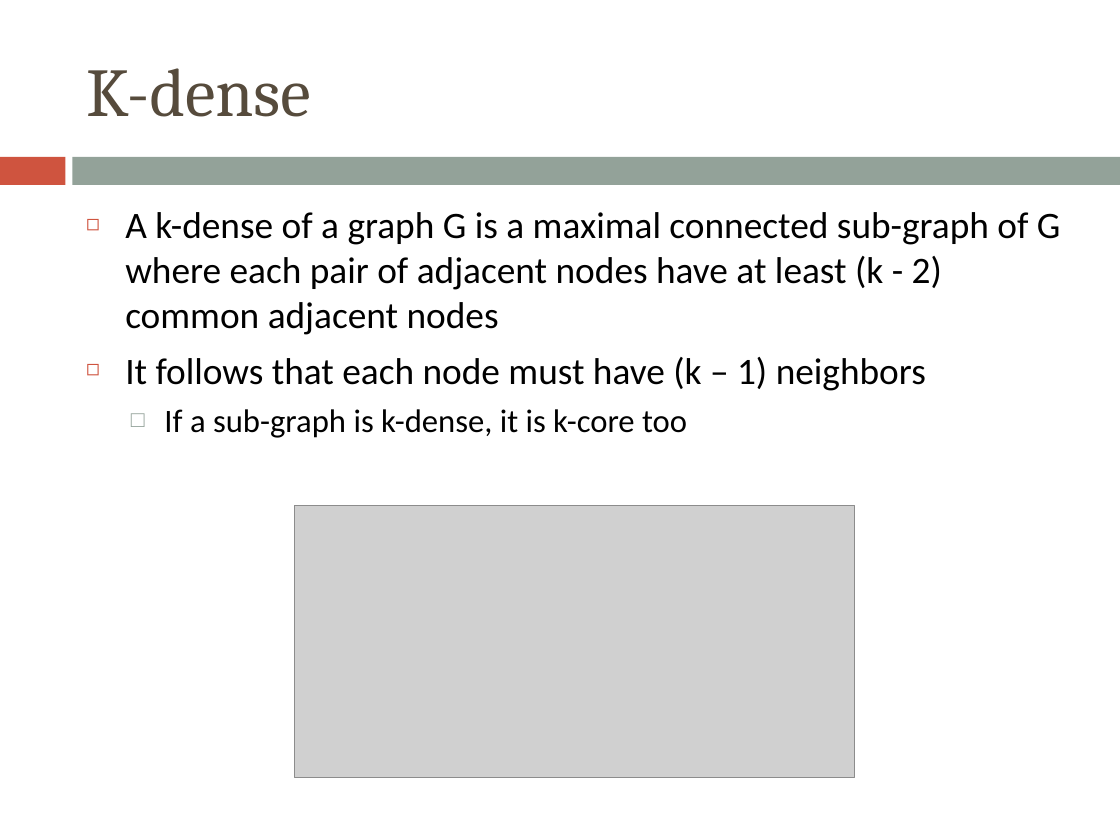
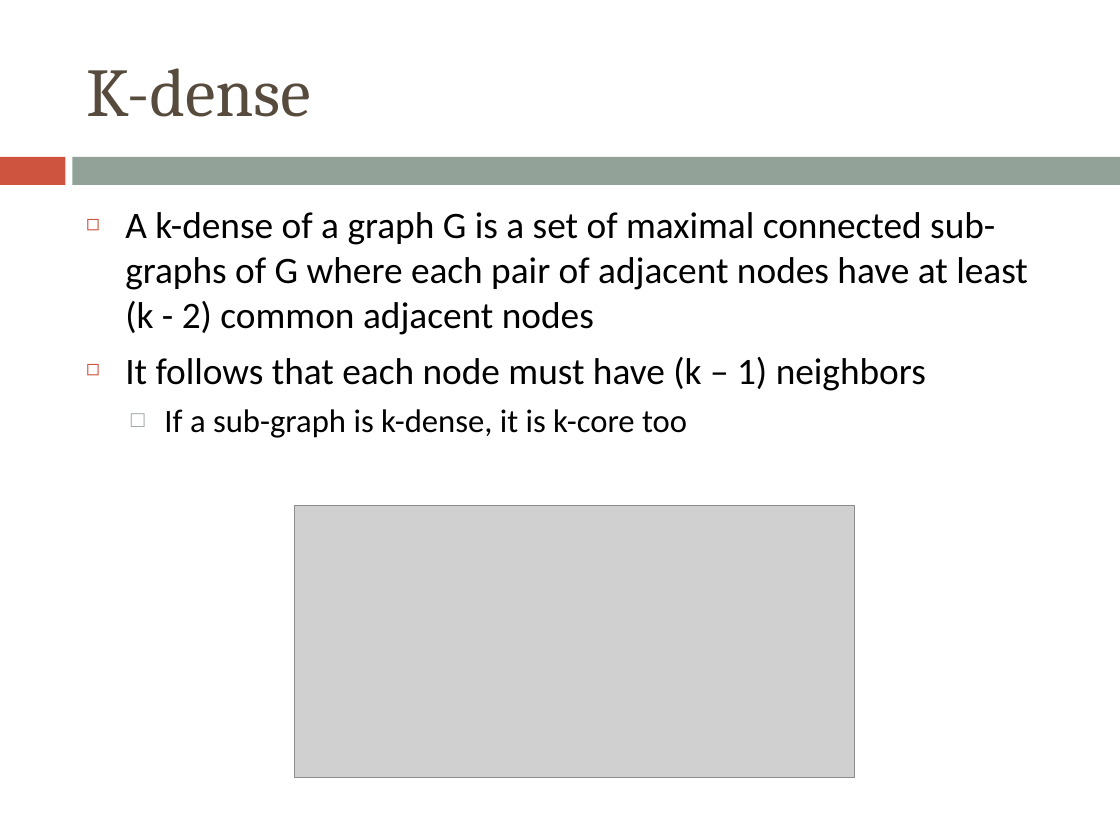
Before and after one commit to morellid/k-dense, a slide deck: slide 4 of presentation/kcore-kdense.pptx. Drawn at 1120x840 pixels with LibreOffice and Linux fonts; fonts in the diff are those of the drawing; grey boxes stand for pictures. Boxes give left, top, right and bottom in pixels: in the first picture for what was removed or moved away, otherwise in the second. Text is boxed around its words. In the diff, an @@ line names an element or a change of style, - is before the commit and + after.

```diff
--- a/presentation/kcore-kdense.pptx
+++ b/presentation/kcore-kdense.pptx
@@ text at [125,212,1028,335]: text changed @@
-◻ A k-dense of a graph G is a maximal connected sub-graph of G where each pair of adjacent nodes have at least (k - 2) common adjacent nodes
+◻ A k-dense of a graph G is a set of maximal connected sub-graphs of G where each pair of adjacent nodes have at least (k - 2) common adjacent nodes
```
Also in this commit, not shown: 2 other slides changed.
